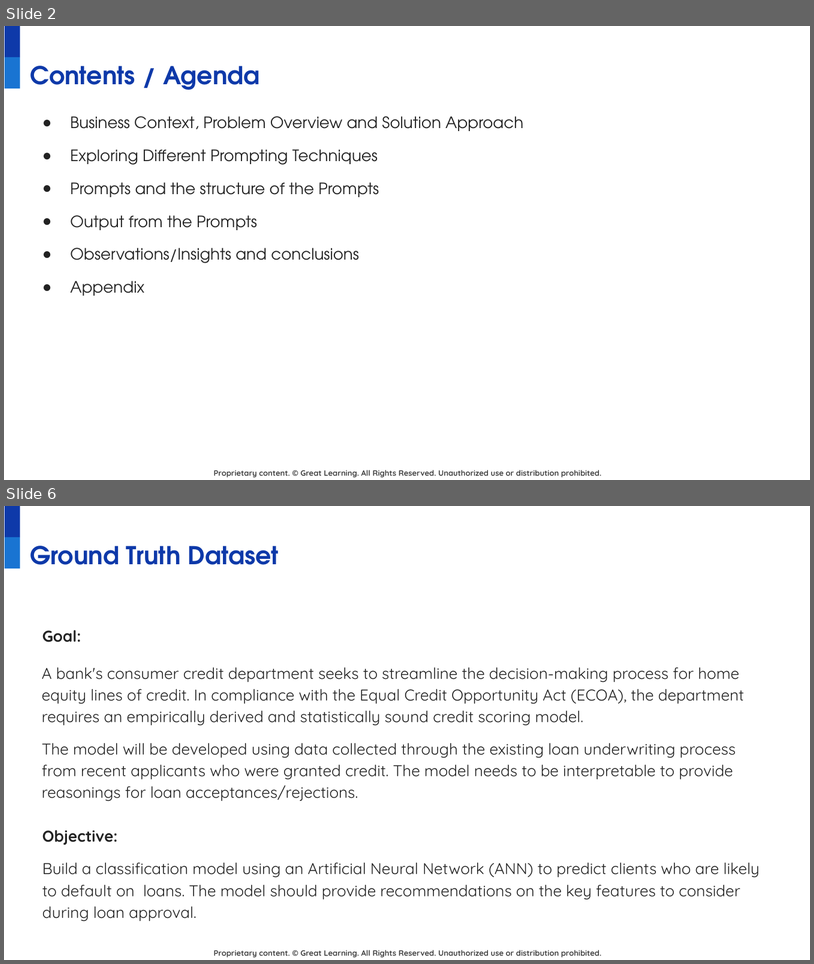
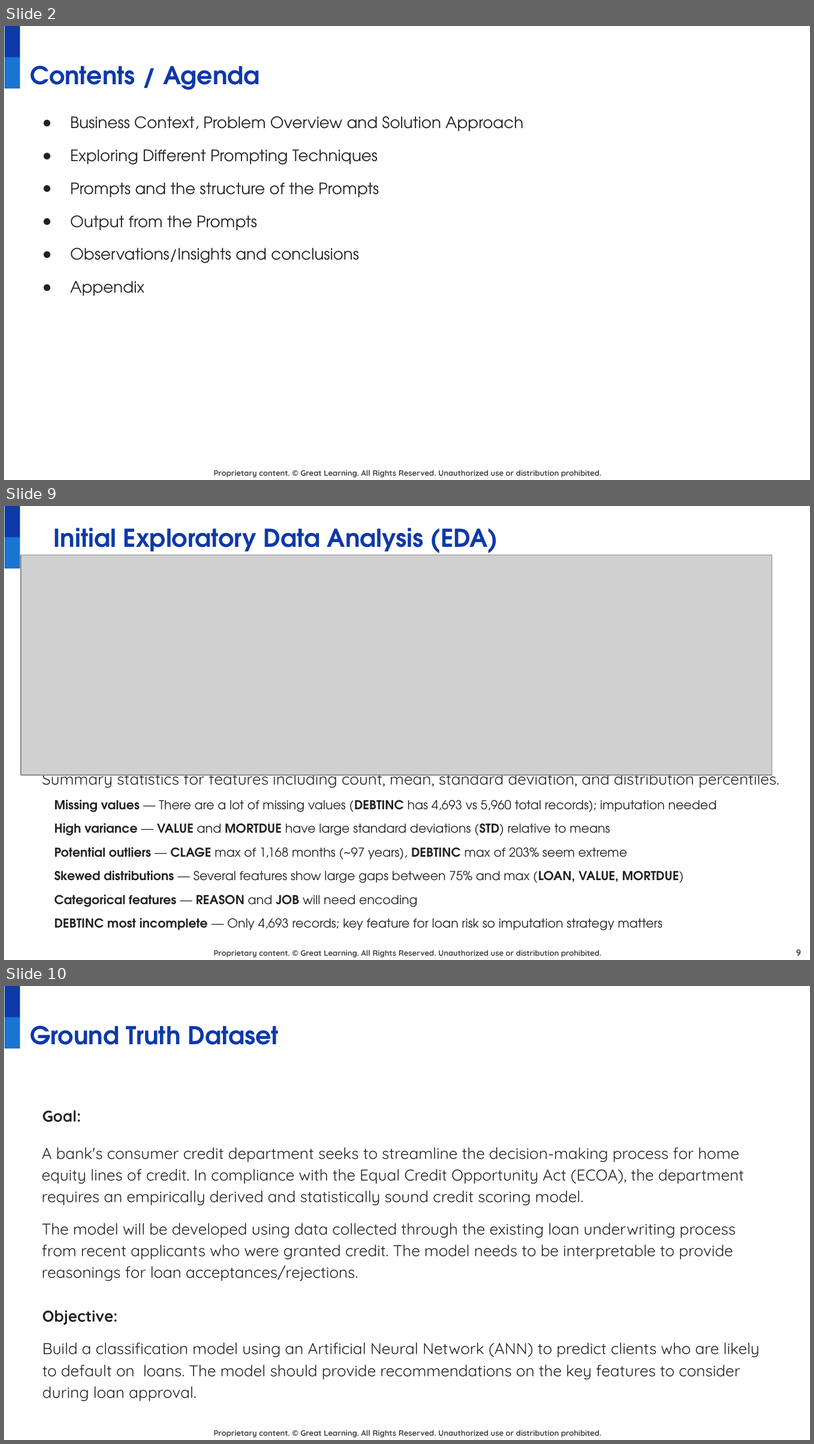
Before and after one commit to juanbucz/GreatLearning-TermProjects, a slide deck: GenAI-Powered Food Delivery Sentiment Analysis/Project Presentation - Business Applications of GenAI - John Buczkowski.pptx. Shown one above the other, each under a label of ours: slides 2 and 6 before the commit, slides 2, 9 and 10 after it; the slides between them are not shown. The pictures are 814x964 and 814x1444 pixels, drawn with LibreOffice and Linux fonts; fonts in the diff are those of the drawing; grey boxes stand for pictures; background and template pictures are left out. Boxes give left, top, right and bottom in pixels: in the first picture for what was removed or moved away, otherwise in the second. Text is boxed around its words. In the diff, an @@ line names an element or a change of style, - is before the commit and + after.

Commit message:
GenAI - Food Delivery Sentiment Analysis - Incremental checkin. Added Jupyter workbook.

```diff
--- a/GenAI-Powered Food Delivery Sentiment Analysis/Project Presentation - Business Applications of GenAI - John Buczkowski.pptx
+++ b/GenAI-Powered Food Delivery Sentiment Analysis/Project Presentation - Business Applications of GenAI - John Buczkowski.pptx
@@ slide 9 added at (x1=4, y1=506, x2=810, y2=960), background #FFFFFF; not listed: 3 template elements that a slide beside it also shows @@
@@ text added at (x1=53, y1=528, x2=498, y2=557), 22 pt, text #0E39A9, bold @@
+Initial Exploratory Data Analysis (EDA)
@@ picture added at (x1=21, y1=555, x2=773, y2=775) @@
@@ text added at (x1=42, y1=768, x2=780, y2=930), 11 pt, text #222222 @@
+Summary statistics for features including count, mean, standard deviation, and distribution percentiles.
+Missing values — There are a lot of missing values (DEBTINC has 4,693 vs 5,960 total records); imputation needed
+High variance — VALUE and MORTDUE have large standard deviations (STD) relative to means
+Potential outliers — CLAGE max of 1,168 months (~97 years), DEBTINC max of 203% seem extreme
+Skewed distributions — Several features show large gaps between 75% and max (LOAN, VALUE, MORTDUE)
+Categorical features — REASON and JOB will need encoding
+DEBTINC most incomplete — Only 4,693 records; key feature for loan risk so imputation strategy matters
@@ page number added at (x1=797, y1=949, x2=801, y2=955), 8 pt, text #434343, bold @@
+9
@@ what was slide 6 is now slide 10 @@
```
Also in this commit, not shown: 1 slide changed, 6 other slides added, 2 slides removed, 1 other file.
